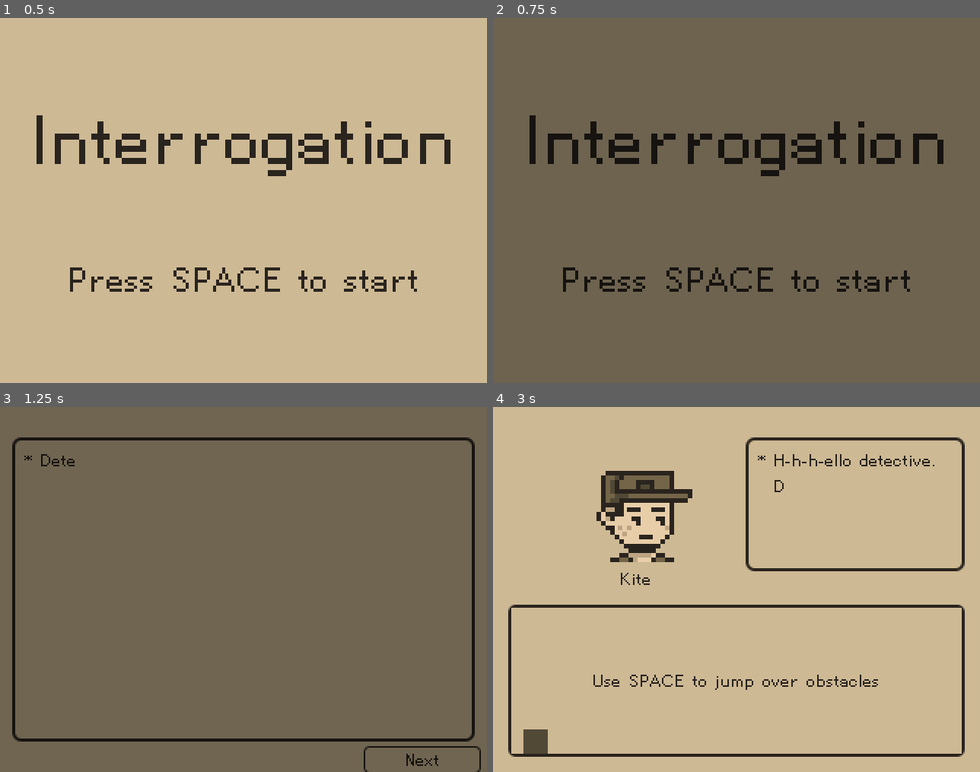
Above: before the commit, frames 1-4 (two rows, left to right).
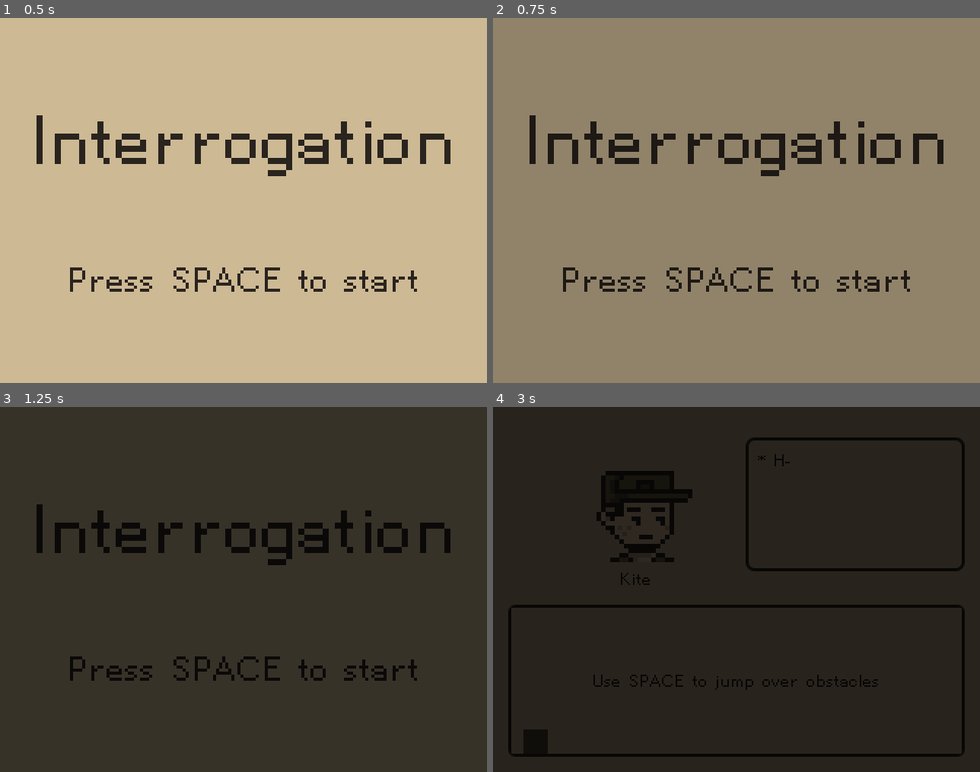
Above: after the commit, the same moments.

Repository: hkattt/game-off-2024
Game: Godot game, scene res://scenes/screens/start_menu.tscn
Same seed, same stepped clock (60 frames per second), same inputs: the game is played once before the commit and once after it. Sound files missing from this copy of the repository are replaced by a short silence.
Inputs (mouse positions are in pixels of both pictures, inside the frame that each line leads up to):
- Up to frame 1 (0.5 s): no input
- Up to frame 2 (0.75 s): tap Space at 0.5 s; hold Right (ui_right) from 0.53 s (still down)
- Up to frame 3 (1.25 s): keep holding Right (ui_right); tap Enter (ui_accept) at 0.77 s
- Up to frame 4 (3 s): release Right (ui_right) at 1.25 s; click (916, 761) at 1.25 s, where only the run before the commit has a clickable "Next"; click (916, 761) at 2 s, where only the run after the commit has a clickable "Next"; click (916, 761) at 2.75 s, where only the run after the commit has a clickable "Next"

Frame 1 is identical in both runs. In frame 2, 96% of the frame differs, in the area x 0-100%, y 0-100%; in frame 3, 100%; in frame 4, 100%.

Commit message:
Implemented interview signals

Diff:
--- a/game-off-2024/scenes/fade_window.tscn
+++ b/game-off-2024/scenes/fade_window.tscn
@@ -5,7 +5,7 @@
 
 @onready var colour_rect = $ColorRect
 
-const fade_rate: float = 0.5
+const fade_rate: float = 0.8
 
 func fade_out() -> void:
 	var tween: Tween = create_tween()
--- a/game-off-2024/scripts/screens/game.gd
+++ b/game-off-2024/scripts/screens/game.gd
@@ -15,30 +15,15 @@
 
 var character: Character = Character.CHILD
 
+var interview_switching: bool = false
+
 # Called when the node enters the scene tree for the first time.
 func _ready() -> void:
 	instantiate_interview(character)
 
 # Called every frame. 'delta' is the elapsed time since the previous frame.
 func _process(delta: float) -> void:
-	if has_node("Interview"):
-		var interview: Node2D = get_node("Interview")
-
-		if interview.is_over():
-			interview.queue_free()
-			dialogue_manager.next_character()
-			character = next_character(character)
-			# Checks if all the characters have been interviewed
-			if character == Character.DONE:
-				# Switches to the accusation scene (i.e. pick the killer)
-				await FadeWindow.fade_out()
-				get_tree().change_scene_to_packed(accusation_scene)
-				await FadeWindow.fade_in()
-			else:
-				# Starts the next interview
-				await FadeWindow.fade_out()
-				instantiate_interview(character)
-				await FadeWindow.fade_in()
+	pass
 
 func instantiate_interview(character: Character):
 	# Path to character scene and minigame scene
@@ -49,7 +34,7 @@
 	var interview: Node2D = interview_scene.instantiate()
 	# Rename the node
 	interview.name = "Interview"
-
+	interview.interview_finished.connect(_on_interview_finished)
 	interview.set_character(character_scene_path)
 	interview.set_minigame(character_minigame_scene_path)
 	add_child(interview)
@@ -85,3 +70,20 @@
 func character_minigame_scene_path(character: Character) -> String:
 	var character_string: String = character_to_string(character)
 	return "res://scenes/minigames/" + character_string + "/" + character_string + "_minigame.tscn"
+
+func _on_interview_finished():
+	if has_node("Interview"):
+		var interview: Node2D = get_node("Interview")
+		await FadeWindow.fade_out()
+		interview.free()
+
+		dialogue_manager.next_character()
+		character = next_character(character)
+		# Checks if all the characters have been interviewed
+		if character == Character.DONE:
+			# Switches to the accusation scene (i.e. pick the killer)
+			get_tree().change_scene_to_packed(accusation_scene)
+		else:
+			# Starts the next interview
+			instantiate_interview(character)
+		await FadeWindow.fade_in()
--- a/game-off-2024/scripts/screens/interview.gd
+++ b/game-off-2024/scripts/screens/interview.gd
@@ -1,9 +1,6 @@
 extends Node2D
 
-enum InterviewState {
-	RUNNING,
-	COMPLETE
-}
+signal interview_finished
 
 @onready var text_box: MarginContainer      = $TextBox
 @onready var character_name: Label          = $CharacterName
@@ -13,10 +10,8 @@
 
 var character_scene: PackedScene
 var minigame_scene: PackedScene
-
 var dialogue_manager: Node2D
 
-var interview_state: InterviewState = InterviewState.RUNNING
 var level: Minigame.Level = Minigame.Level.EASY
 
 # Called when the node enters the scene tree for the first time.
@@ -54,7 +49,7 @@
 			if level == Minigame.Level.COMPLETE:
 				# Sleep for 5 seconds
 				await get_tree().create_timer(5).timeout
-				interview_state = InterviewState.COMPLETE
+				interview_finished.emit()
 			else:
 				# Instantiate the next level
 				instantiate_minigame(level)
@@ -93,6 +88,3 @@
 	# Add the minigame node as a child node of the minigame viewport
 	minigame_viewport.add_child(minigame)
 	minigame.start_game()
-
-func is_over() -> bool:
-	return interview_state == InterviewState.COMPLETE
